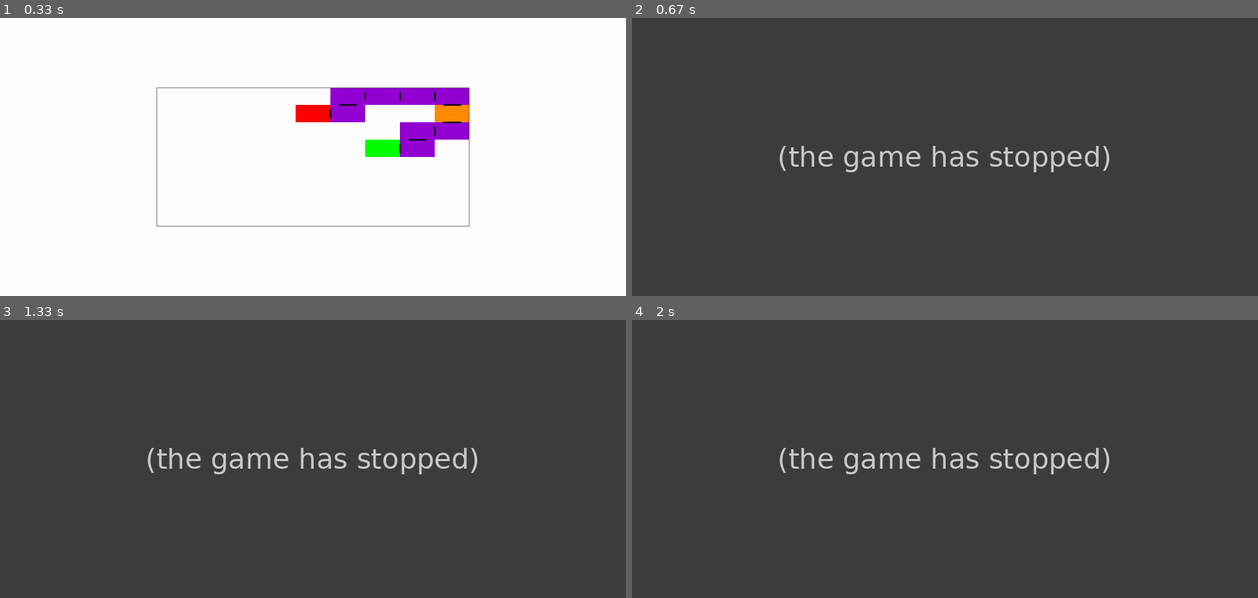
Above: before the commit, frames 1-4 (two rows, left to right).
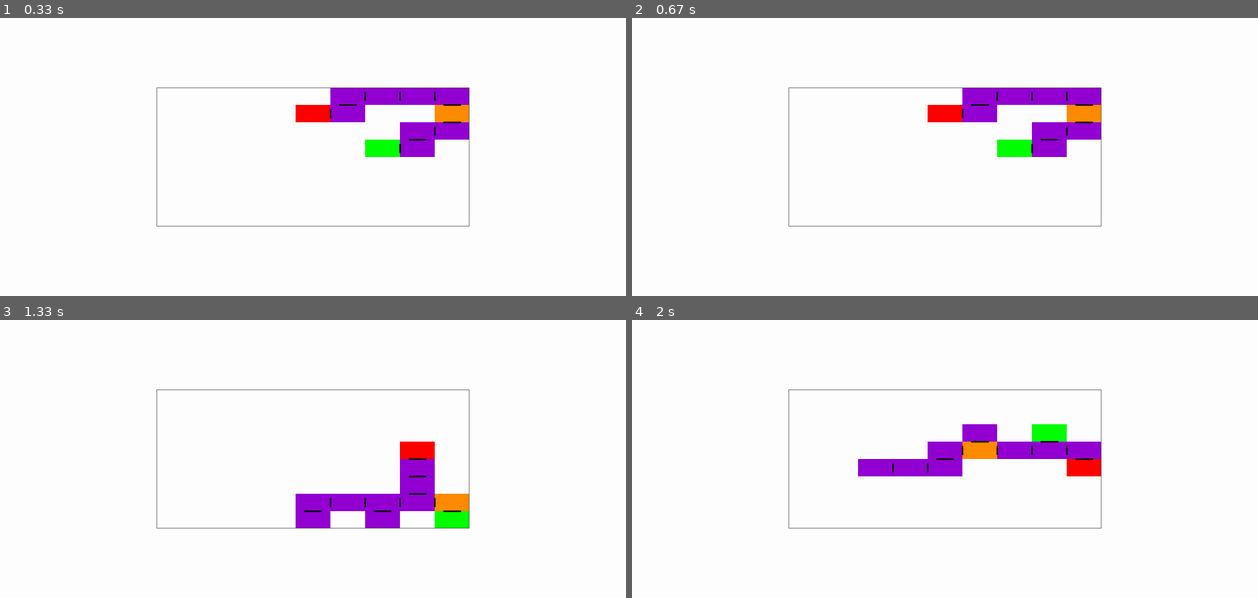
Above: after the commit, the same moments.

Repository: Joltras/Dungeon-Python
Game: pygame game, started from main.py
The game is run twice, just before and just after one commit, with the same random seed, the same clock (stepped at 60 frames per second) and the same inputs.
Inputs (mouse positions are in pixels of both pictures, inside the frame that each line leads up to):
- Up to frame 1 (0.33 s): no input
- Up to frame 2 (0.67 s): tap S at 0.33 s
- Up to frame 3 (1.33 s): click (319, 475) at 0.85 s; move the mouse to (118, 522) at 1.17 s
- Up to frame 4 (2 s): click (750, 522) at 1.4 s; move the mouse to (1176, 556) at 1.77 s

Frame 1 is identical in both runs. In frame 2, 100% of the frame differs, in the area x 0-100%, y 0-100%; in frame 3, 100%; in frame 4, 100%.
Error before the commit: AttributeError: 'Room' object has no attribute 'toJSON' (Floor.py line 32); the game stopped at 0.4 s (later frames are placeholders)

Commit message:
Added getstate and toJSON method

Diff:
--- a/Room.py
+++ b/Room.py
@@ -1,3 +1,5 @@
+import json
+
 import pygame
 from Globals import Color, DoorFace, RoomType
 import Globals
@@ -9,47 +11,69 @@
 
 
 class Room:
-    def __init__(self, x: int, y: int, color: Color, room_type, width=Globals.room_width, height=Globals.room_height):
+    def __init__(self, x: int, y: int, color: Color, room_type: RoomType, width=Globals.room_width, height=Globals.room_height):
         self.__x: int = x
         self.__y: int = y
-        self.__room_type = room_type
-        self.__color = color
-        self.__doors = []
-        self.__rect = pygame.Rect(self.__x * Globals.room_width + Globals.floor_plan_coordinates[1],
-                                  self.__y * Globals.room_height + Globals.floor_plan_coordinates[0],
-                                  width, height)
+        self.room_type = room_type
+        self.color = color
+        self.doors = []
+        self.rect = pygame.Rect(self.__x * Globals.room_width + Globals.floor_plan_coordinates[1],
+                                self.__y * Globals.room_height + Globals.floor_plan_coordinates[0],
+                                width, height)
+
+    def __getstate__(self):
+        state = dict(self.__dict__)
+        del state["color"]
+        del state["rect"]
+        doors = []
+        for door in self.doors:
+            if door == DoorFace.UP:
+                doors.append('Up')
+            elif door == DoorFace.RIGHT:
+                doors.append('Right')
+            elif door == DoorFace.DOWN:
+                doors.append('Down')
+            elif door == DoorFace.LEFT:
+                doors.append('Left')
+        state["doors"] = doors
+        state["room_type"] = self.room_type.value
+        print(state)
+        return state
+
+    def toJSON(self):
+        return json.dumps(self.__getstate__(), sort_keys=True, indent=4)
 
     def add_door(self, door_face: DoorFace):
-        if len(self.__doors) < MAX_DOOR_AMOUNT:
-            self.__doors.append(door_face)
+        if len(self.doors) < MAX_DOOR_AMOUNT:
+            self.doors.append(door_face)
 
     def set_type(self, room_type: RoomType):
-        self.__room_type = room_type
+        self.room_type = room_type
 
     def get_type(self):
-        return self.__room_type
+        return self.room_type
 
     def draw(self, screen):
-        pygame.draw.rect(screen, self.__color.value, self.__rect)
+        pygame.draw.rect(screen, self.color.value, self.rect)
 
     def draw_doors(self, screen):
-        for door in self.__doors:
+        for door in self.doors:
             if door == DoorFace.LEFT:
                 pygame.draw.line(screen, DOOR_COLOR,
-                                 (self.__rect.left, self.__rect.top + Globals.room_height / 4),
-                                 (self.__rect.left, self.__rect.top + Globals.room_height / 4 * 3), LINE_THICKNESS)
+                                 (self.rect.left, self.rect.top + Globals.room_height / 4),
+                                 (self.rect.left, self.rect.top + Globals.room_height / 4 * 3), LINE_THICKNESS)
             elif door == DoorFace.RIGHT:
                 pygame.draw.line(screen, DOOR_COLOR,
-                                 (self.__rect.left + Globals.room_width, self.__rect.top + Globals.room_height / 4),
-                                 (self.__rect.left + Globals.room_width, self.__rect.top + Globals.room_height / 4 * 3), LINE_THICKNESS)
+                                 (self.rect.left + Globals.room_width, self.rect.top + Globals.room_height / 4),
+                                 (self.rect.left + Globals.room_width, self.rect.top + Globals.room_height / 4 * 3), LINE_THICKNESS)
             elif door == DoorFace.UP:
                 pygame.draw.line(screen, DOOR_COLOR,
-                                 (self.__rect.left + Globals.room_width / 4, self.__rect.top),
-                                 (self.__rect.left + Globals.room_width / 4 * 3, self.__rect.top), LINE_THICKNESS)
+                                 (self.rect.left + Globals.room_width / 4, self.rect.top),
+                                 (self.rect.left + Globals.room_width / 4 * 3, self.rect.top), LINE_THICKNESS)
             elif door == DoorFace.DOWN:
                 pygame.draw.line(screen, DOOR_COLOR,
-                                 (self.__rect.left + Globals.room_width / 4, self.__rect.top + Globals.room_height),
-                                 (self.__rect.left + Globals.room_width / 4 * 3, self.__rect.top + Globals.room_height), LINE_THICKNESS)
+                                 (self.rect.left + Globals.room_width / 4, self.rect.top + Globals.room_height),
+                                 (self.rect.left + Globals.room_width / 4 * 3, self.rect.top + Globals.room_height), LINE_THICKNESS)
 
     def get_x(self):
         return self.__x
@@ -58,10 +82,10 @@
         return self.__y
 
     def get_color(self):
-        return self.__color
+        return self.color
 
     def set_color(self, color: Color):
-        self.__color = color
+        self.color = color
 
     def get_rect(self):
-        return self.__rect
+        return self.rect
